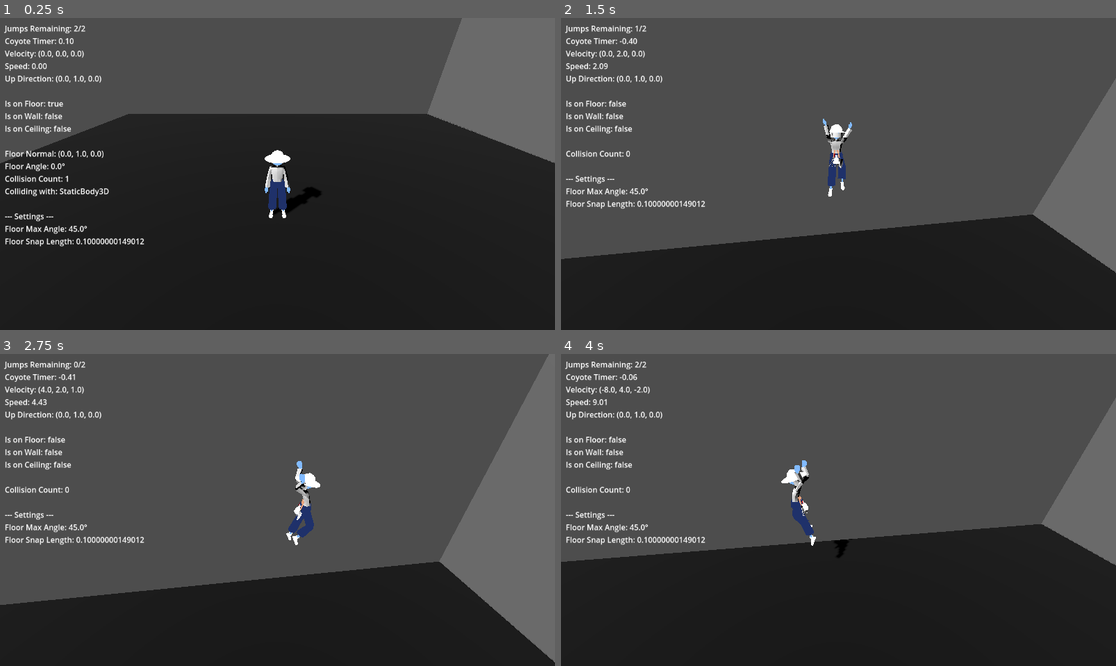
Above: before the commit, frames 1-4 (two rows, left to right).
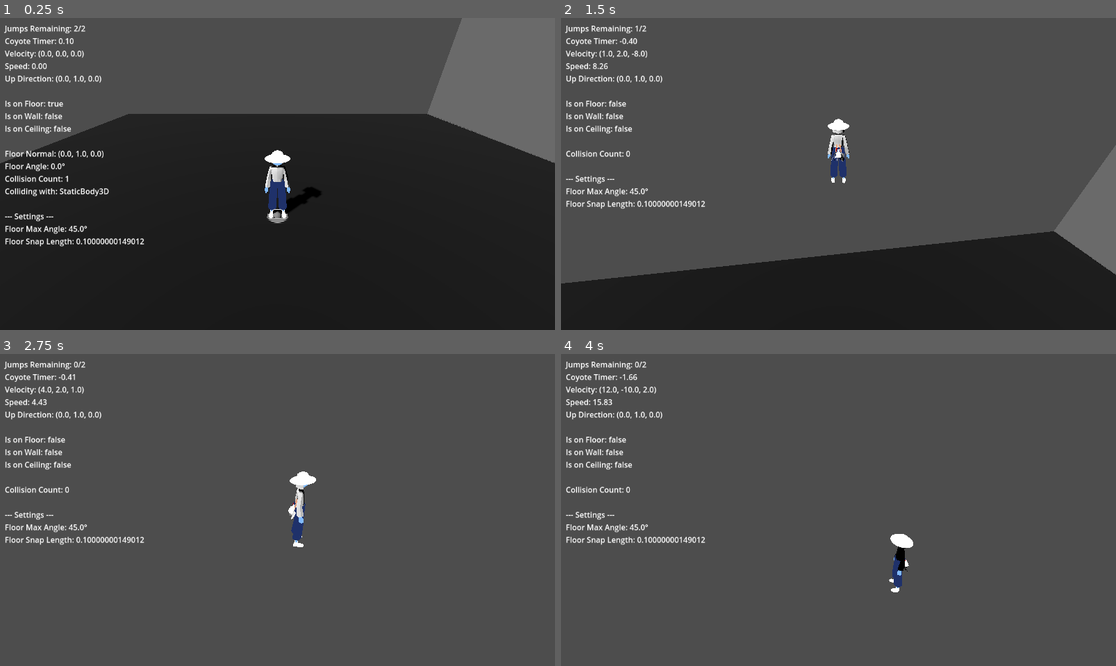
Above: after the commit, the same moments.

Repository: longiy/project_3c
Game: Godot game, scene res://SCENE.tscn
Same seed, same stepped clock (60 frames per second), same inputs: the game is played once before the commit and once after it.
Inputs (mouse positions are in pixels of both pictures, inside the frame that each line leads up to):
- Up to frame 1 (0.25 s): no input
- Up to frame 2 (1.5 s): move the mouse to (866, 174) at 0.52 s; hold W (move_forward) 0.53-1.25 s; hold Shift (sprint) 0.53-1.25 s; click (866, 174) at 0.67 s; tap Space (jump) at 0.77, 1.07 s; right-click (866, 174) at 0.8 s; drag from (727, 189) to (810, 236) at 1.27 s
- Up to frame 3 (2.75 s): move the mouse to (333, 441) at 2.02 s; hold D (move_right) from 2.03 s (still down); hold Ctrl (walk) from 2.03 s (still down); click (333, 441) at 2.17 s; tap Space (jump) at 2.3 s
- Up to frame 4 (4 s): release D (move_right) at 2.75 s; release Ctrl (walk) at 2.75 s; drag from (810, 572) to (672, 463) at 2.77 s; move the mouse to (1005, 556) at 3.52 s; hold A (move_left) from 3.53 s (still down); hold Shift (sprint) from 3.53 s (still down); click (1005, 556) at 3.67 s; tap Space (jump) at 3.77 s; right-click (1005, 556) at 3.8 s

The runs differ from the first frame. In frame 1, less than 0.1% of the frame differs, in the area x 48-52%, y 61-66%; in frame 2, 9.2%; in frame 3, 36%; in frame 4, 44%, in the area x 0-100%, y 2-100%.

Commit message:
refactor

Diff:
--- a/Assets/ps_character_gurl.tscn
+++ b/Assets/ps_character_gurl.tscn
@@ -10,10 +10,8 @@
 bones/0/rotation = Quaternion(-0.606445, 0.0691453, -0.0530571, 0.790334)
 bones/1/position = Vector3(0.05, 0.996233, 0.0198009)
 bones/1/rotation = Quaternion(-0.606445, -0.0691453, 0.0530571, 0.790334)
-bones/1/scale = Vector3(1, 1, 1)
 bones/2/position = Vector3(7.10543e-15, 0.989111, -0.0158896)
 bones/2/rotation = Quaternion(0.111619, 0.754407, 0.133022, 0.633022)
-bones/2/scale = Vector3(1, 1, 1)
 bones/3/position = Vector3(-2.02098e-15, 0.815885, 0.0694327)
 bones/3/rotation = Quaternion(0.266729, 2.29781e-07, 6.3593e-08, 0.963772)
 bones/4/rotation = Quaternion(-0.243905, -4.49381e-14, -1.16303e-07, 0.969799)
--- /dev/null
+++ b/ControllerAnimation.gd
@@ -0,0 +1,119 @@
+# AnimationController.gd
+extends Node
+class_name AnimationController
+
+@export var animation_tree: AnimationTree
+@export var blend_space_param = "parameters/Move/blend_position"
+
+@export_group("Animation Thresholds")
+@export var movement_threshold = 0.3 ## Minimum speed to trigger movement animation
+@export var run_threshold = 6.0 ## Speed threshold for run vs walk animations
+
+@export_group("Blend Space Setup")
+@export var use_8_directional = true ## Enable 8-directional movement blending
+@export var strafe_blend_speed = 8.0 ## How fast to blend strafe animations
+
+var state_machine: AnimationNodeStateMachinePlayback
+var character: CharacterBody3D
+var input_component: InputComponent
+
+# Animation state
+var current_blend_position = Vector2.ZERO
+var target_blend_position = Vector2.ZERO
+var is_moving = false
+var is_grounded = false
+var movement_speed = 0.0
+var input_direction = Vector2.ZERO
+
+func _ready():
+	character = get_parent() as CharacterBody3D
+	input_component = character.get_node("InputComponent") as InputComponent
+
+	if not character:
+		push_error("AnimationController must be child of CharacterBody3D")
+		return
+
+	if not animation_tree:
+		push_error("AnimationTree not assigned to AnimationController")
+		return
+
+	if not input_component:
+		push_error("InputComponent not found - required for animation direction")
+		return
+
+	# Connect to input changes
+	input_component.movement_input_changed.connect(_on_movement_input_changed)
+
+	# Setup animation tree
+	animation_tree.active = true
+	state_machine = animation_tree.get("parameters/playback")
+
+	if not state_machine:
+		push_error("StateMachine not found in AnimationTree")
+
+func _on_movement_input_changed(input_vector: Vector2):
+	input_direction = input_vector
+
+func _physics_process(delta):
+	if not state_machine or not character:
+		return
+
+	update_movement_data()
+	update_blend_space(delta)
+	update_state_machine()
+
+func update_movement_data():
+	# Get movement data from character
+	var horizontal_velocity = Vector3(character.velocity.x, 0, character.velocity.z)
+	movement_speed = horizontal_velocity.length()
+	is_moving = movement_speed > movement_threshold
+	is_grounded = character.is_on_floor()
+
+func update_blend_space(delta):
+	if not use_8_directional:
+		# Simple forward/back blending
+		var speed_normalized = movement_speed / character.speed
+		target_blend_position = Vector2(0, speed_normalized)
+	else:
+		# 8-directional blending based on input direction
+		if is_moving and input_direction.length() > 0.1:
+			# Use input direction for immediate responsiveness
+			var speed_multiplier = get_speed_multiplier()
+			target_blend_position = input_direction * speed_multiplier
+		else:
+			target_blend_position = Vector2.ZERO
+
+	# Smooth blend position changes
+	current_blend_position = current_blend_position.lerp(target_blend_position, strafe_blend_speed * delta)
+	animation_tree.set(blend_space_param, current_blend_position)
+
+func get_speed_multiplier() -> float:
+	# Determine if we're walking, running, or sprinting
+	if character.is_walking:
+		return movement_speed / character.walk_speed
+	elif character.is_sprinting:
+		return movement_speed / character.sprint_speed
+	else:
+		return movement_speed / character.speed
+
+func update_state_machine():
+	var current_state = state_machine.get_current_node()
+
+	# Handle state transitions
+	if not is_grounded and current_state != "Airborne":
+		state_machine.travel("Airborne")
+	elif is_grounded and is_moving and current_state != "Move":
+		state_machine.travel("Move")
+	elif is_grounded and not is_moving and current_state != "Idle":
+		state_machine.travel("Idle")
+
+# Debug info for testing
+func get_debug_info() -> Dictionary:
+	return {
+		"movement_speed": movement_speed,
+		"is_moving": is_moving,
+		"is_grounded": is_grounded,
+		"input_direction": input_direction,
+		"blend_position": current_blend_position,
+		"current_state": state_machine.get_current_node() if state_machine else "None"
+	}
--- /dev/null
+++ b/ControllerInput.gd
@@ -0,0 +1,123 @@
+# InputComponent.gd
+extends Node
+class_name InputComponent
+
+signal movement_input_changed(input_vector: Vector2)
+
+@export_group("Input Settings")
+@export var mouse_navigation_enabled = true
+@export var click_override_duration = 0.1 ## How long click input overrides WASD
+
+@export_group("Click Navigation")
+@export var destination_marker: Node3D ## Visual marker for click destination
+@export var pathfinding_enabled = false ## Enable when you add NavMesh
+
+var character: CharacterBody3D
+var camera: Camera3D
+var is_mouse_captured = false
+var click_destination = Vector3.ZERO
+var has_click_destination = false
+var click_override_timer = 0.0
+
+func _ready():
+	character = get_parent() as CharacterBody3D
+	if not character:
+		push_error("InputComponent must be child of CharacterBody3D")
+		return
+
+func set_camera(cam: Camera3D):
+	camera = cam
+
+func _input(event):
+	if not camera:
+		return
+
+	# Track mouse capture state
+	if event.is_action_pressed("toggle_mouse_look"):
+		is_mouse_captured = !is_mouse_captured
+
+	# Handle click navigation when mouse is not captured
+	if not is_mouse_captured and mouse_navigation_enabled:
+		if event is InputEventMouseButton and event.pressed and event.button_index == MOUSE_BUTTON_LEFT:
+			handle_click_navigation(event.position)
+
+func _physics_process(delta):
+	if click_override_timer > 0:
+		click_override_timer -= delta
+
+	var input_vector = get_final_input_vector()
+	movement_input_changed.emit(input_vector)
+
+func get_final_input_vector() -> Vector2:
+	var wasd_input = Input.get_vector("move_left", "move_right", "move_forward", "move_backward")
+
+	# If we have active click destination and no WASD override
+	if has_click_destination and wasd_input.length() < 0.1:
+		return get_click_movement_vector()
+
+	# WASD input present - cancel click destination after brief delay
+	if wasd_input.length() > 0.1 and has_click_destination:
+		if click_override_timer <= 0:
+			cancel_click_destination()
+
+	return wasd_input
+
+func handle_click_navigation(screen_pos: Vector2):
+	if not camera or not character:
+		return
+
+	# Raycast from camera to world
+	var space_state = character.get_world_3d().direct_space_state
+	var from = camera.project_ray_origin(screen_pos)
+	var to = from + camera.project_ray_normal(screen_pos) * 1000
+
+	var query = PhysicsRayQueryParameters3D.create(from, to)
+	var result = space_state.intersect_ray(query)
+
+	if result:
+		set_click_destination(result.position)
+
+func set_click_destination(world_pos: Vector3):
+	click_destination = world_pos
+	has_click_destination = true
+	click_override_timer = click_override_duration
+
+	# Update visual marker
+	if destination_marker:
+		destination_marker.global_position = world_pos
+		destination_marker.visible = true
+
+func cancel_click_destination():
+	has_click_destination = false
+	if destination_marker:
+		destination_marker.visible = false
+
+func get_click_movement_vector() -> Vector2:
+	if not has_click_destination or not character:
+		return Vector2.ZERO
+
+	var direction_3d = (click_destination - character.global_position).normalized()
+
+	# Check if we've reached destination
+	var distance = character.global_position.distance_to(click_destination)
+	if distance < 0.5: # Arrival threshold
+		cancel_click_destination()
+		return Vector2.ZERO
+
+	# Convert 3D direction to input vector (camera-relative)
+	if camera:
+		var cam_transform = camera.global_transform.basis
+		var cam_forward = Vector3(-cam_transform.z.x, 0, -cam_transform.z.z).normalized()
+		var cam_right = Vector3(cam_transform.x.x, 0, cam_transform.x.z).normalized()
+
+		# Project movement direction onto camera axes
+		var forward_dot = direction_3d.dot(cam_forward)
+		var right_dot = direction_3d.dot(cam_right)
+
+		return Vector2(right_dot, -forward_dot) # Note: Y is inverted for forward/back
+	else:
+		# Fallback to world coordinates
+		return Vector2(direction_3d.x, direction_3d.z)
+
+func is_click_navigation_active() -> bool:
+	return has_click_destination
--- /dev/null
+++ b/MARKER.tscn
@@ -0,0 +1,15 @@
+[gd_scene load_steps=3 format=3 uid="uid://bsprrm672tx2s"]
+
+[ext_resource type="Texture2D" uid="uid://cc7t3a5ncyf1y" path="res://Assets/grid-cursor.png" id="1_006f4"]
+
+[sub_resource type="SphereMesh" id="SphereMesh_006f4"]
+
+[node name="MARKER" type="Node3D"]
+
+[node name="Sprite3D" type="Sprite3D" parent="."]
+transform = Transform3D(0.5, 0, 0, 0, -2.18557e-08, -0.5, 0, 0.5, -2.18557e-08, 0, 0, 0)
+texture = ExtResource("1_006f4")
+
+[node name="MeshInstance3D" type="MeshInstance3D" parent="."]
+transform = Transform3D(0.2, 0, 0, 0, 0.2, 0, 0, 0, 0.2, 0, 0, 0)
+mesh = SubResource("SphereMesh_006f4")
--- a/SCENE.tscn
+++ b/SCENE.tscn
@@ -1,10 +1,12 @@
-[gd_scene load_steps=12 format=3 uid="uid://dngafe0y2nx5b"]
+[gd_scene load_steps=14 format=3 uid="uid://dngafe0y2nx5b"]
 
 [ext_resource type="Script" uid="uid://dt54n1ktg7wqr" path="res://Scripts/ControllerCharacter.gd" id="1_5si1x"]
 [ext_resource type="Script" uid="uid://cms4l0nes10tn" path="res://Scripts/ControllerCamera.gd" id="2_caybs"]
 [ext_resource type="Script" uid="uid://cws7m480lxvaf" path="res://Scripts/DebugUI.gd" id="2_u4csh"]
 [ext_resource type="PackedScene" uid="uid://cbx0rhk665pls" path="res://Assets/ps_character_gurl.tscn" id="3_aeafk"]
-[ext_resource type="Script" uid="uid://1ugljq3u0umu" path="res://Scripts/animation_component.gd" id="4_udffu"]
+[ext_resource type="Script" uid="uid://ceg85p1hqrfpk" path="res://ControllerAnimation.gd" id="5_gbv5d"]
+[ext_resource type="Script" uid="uid://k3y65um7bbrj" path="res://ControllerInput.gd" id="6_w862e"]
+[ext_resource type="PackedScene" uid="uid://bsprrm672tx2s" path="res://MARKER.tscn" id="7_w862e"]
 
 [sub_resource type="PlaneMesh" id="PlaneMesh_3a8dd"]
 
@@ -14,20 +16,36 @@
 [sub_resource type="ConcavePolygonShape3D" id="ConcavePolygonShape3D_5si1x"]
 data = PackedVector3Array(1, 0, 1, -1, 0, 1, 1, 0, -1, -1, 0, 1, -1, 0, -1, 1, 0, -1)
 
-[sub_resource type="CapsuleShape3D" id="CapsuleShape3D_tcevt"]
-radius = 0.287885
-height = 1.70464
-
 [sub_resource type="PlaneMesh" id="PlaneMesh_caybs"]
 
 [sub_resource type="ConcavePolygonShape3D" id="ConcavePolygonShape3D_caybs"]
 data = PackedVector3Array(1, 0, 1, -1, 0, 1, 1, 0, -1, -1, 0, 1, -1, 0, -1, 1, 0, -1)
+
+[sub_resource type="CapsuleShape3D" id="CapsuleShape3D_tcevt"]
+radius = 0.287885
+height = 1.70464
 
 [node name="Scene" type="Node3D"]
 
 [node name="DirectionalLight3D" type="DirectionalLight3D" parent="."]
 transform = Transform3D(0.707107, 0.5, -0.5, 0, 0.707107, 0.707107, 0.707107, -0.5, 0.5, 0, 0, 0)
 shadow_enabled = true
+
+[node name="DebugUI" type="Control" parent="." node_paths=PackedStringArray("debug_label", "character")]
+layout_mode = 3
+anchors_preset = 0
+offset_right = 40.0
+offset_bottom = 40.0
+script = ExtResource("2_u4csh")
+debug_label = NodePath("DebugLabel")
+character = NodePath("../CHARACTER")
+
+[node name="DebugLabel" type="Label" parent="DebugUI"]
+layout_mode = 0
+offset_left = 10.0
+offset_top = 10.0
+offset_right = 50.0
+offset_bottom = 33.0
 
 [node name="GROUND" type="MeshInstance3D" parent="."]
 transform = Transform3D(10, 0, 0, 0, 10, 0, 0, 0, 10, 0, 0, 0)
@@ -39,6 +57,15 @@
 
 [node name="CollisionShape3D" type="CollisionShape3D" parent="GROUND/StaticBody3D"]
 shape = SubResource("ConcavePolygonShape3D_5si1x")
+
+[node name="MeshInstance3D" type="MeshInstance3D" parent="."]
+transform = Transform3D(-4.37114e-07, -10, 0, 10, -4.37114e-07, 0, 0, 0, 10, 10, 0, 0)
+mesh = SubResource("PlaneMesh_caybs")
+
+[node name="StaticBody3D" type="StaticBody3D" parent="MeshInstance3D"]
+
+[node name="CollisionShape3D" type="CollisionShape3D" parent="MeshInstance3D/StaticBody3D"]
+shape = SubResource("ConcavePolygonShape3D_caybs")
 
 [node name="CAMERARIG" type="Node3D" parent="." node_paths=PackedStringArray("target_character")]
 script = ExtResource("2_caybs")
@@ -54,17 +81,20 @@
 
 [node name="CameraArm" type="Node3D" parent="CAMERARIG"]
 
-[node name="CHARACTER" type="CharacterBody3D" parent="." node_paths=PackedStringArray("animation_component", "animation_tree", "camera")]
+[node name="CHARACTER" type="CharacterBody3D" parent="." node_paths=PackedStringArray("input_component", "animation_controller", "camera")]
 slide_on_ceiling = false
 script = ExtResource("1_5si1x")
-animation_component = NodePath("AnimationComponent")
-animation_tree = NodePath("PS_Character_Gurl/AnimationTree")
+input_component = NodePath("ControllerInput")
+animation_controller = NodePath("ControllerAnimation")
 camera = NodePath("../CAMERARIG/SpringArm3D/Camera3D")
-walk_acceleration = 50.0
-acceleration = 50.0
-sprint_acceleration = 50.0
-deceleration = 50.0
-maintain_forward_momentum_when_jumping = false
+
+[node name="ControllerAnimation" type="Node" parent="CHARACTER" node_paths=PackedStringArray("animation_tree")]
+script = ExtResource("5_gbv5d")
+animation_tree = NodePath("../PS_Character_Gurl/AnimationTree")
+
+[node name="ControllerInput" type="Node" parent="CHARACTER" node_paths=PackedStringArray("destination_marker")]
+script = ExtResource("6_w862e")
+destination_marker = NodePath("../../MARKER")
 
 [node name="PS_Character_Gurl" parent="CHARACTER" instance=ExtResource("3_aeafk")]
 
@@ -74,8 +104,10 @@
 bones/0/scale = Vector3(1, 1, 1)
 bones/1/position = Vector3(0.05, 0.996233, -0.0996851)
 bones/1/rotation = Quaternion(-0.606445, -0.0691453, 0.0530571, 0.790334)
+bones/1/scale = Vector3(1, 1, 1)
 bones/2/position = Vector3(7.10543e-15, 0.989111, -0.135376)
 bones/2/rotation = Quaternion(0.111619, 0.754407, 0.133022, 0.633022)
+bones/2/scale = Vector3(1, 1, 1)
 bones/3/position = Vector3(-2.02098e-15, 0.815885, -0.0500533)
 bones/3/rotation = Quaternion(0.266729, 2.29781e-07, 6.35931e-08, 0.963772)
 bones/4/rotation = Quaternion(-0.243905, -3.76217e-14, -1.16303e-07, 0.969799)
@@ -87,7 +119,9 @@
 bones/8/rotation = Quaternion(-0.0309852, -1.19152e-07, -3.69372e-09, 0.99952)
 bones/9/rotation = Quaternion(-0.00263135, 1.19209e-07, -3.13672e-10, 0.999997)
 bones/14/position = Vector3(8.54825e-09, 0.815885, -0.0500533)
+bones/14/rotation = Quaternion(-0.181037, -0.709154, -0.416857, 0.539033)
 bones/15/position = Vector3(-1.84128e-08, 0.815885, -0.0500533)
+bones/15/rotation = Quaternion(-0.181037, 0.709154, 0.416857, 0.539033)
 bones/16/position = Vector3(0.0842699, 0.859279, -0.00993945)
 bones/16/rotation = Quaternion(0.994384, 0.0468583, -0.094841, 0.00307039)
 bones/16/scale = Vector3(1, 1, 1)
@@ -138,34 +172,6 @@
 transform = Transform3D(1, 0, 0, 0, 1, 0, 0, 0, 1, 0, 0.853688, 0)
 shape = SubResource("CapsuleShape3D_tcevt")
 
-[node name="AnimationComponent" type="Node" parent="CHARACTER" node_paths=PackedStringArray("animation_tree", "character")]
-script = ExtResource("4_udffu")
-animation_tree = NodePath("../PS_Character_Gurl/AnimationTree")
-character = NodePath("..")
-
-[node name="DebugUI" type="Control" parent="." node_paths=PackedStringArray("debug_label", "character")]
-layout_mode = 3
-anchors_preset = 0
-offset_right = 40.0
-offset_bottom = 40.0
-script = ExtResource("2_u4csh")
-debug_label = NodePath("DebugLabel")
-character = NodePath("../CHARACTER")
-
-[node name="DebugLabel" type="Label" parent="DebugUI"]
-layout_mode = 0
-offset_left = 10.0
-offset_top = 10.0
-offset_right = 50.0
-offset_bottom = 33.0
-
-[node name="MeshInstance3D" type="MeshInstance3D" parent="."]
-transform = Transform3D(-4.37114e-07, -10, 0, 10, -4.37114e-07, 0, 0, 0, 10, 10, 0, 0)
-mesh = SubResource("PlaneMesh_caybs")
-
-[node name="StaticBody3D" type="StaticBody3D" parent="MeshInstance3D"]
-
-[node name="CollisionShape3D" type="CollisionShape3D" parent="MeshInstance3D/StaticBody3D"]
-shape = SubResource("ConcavePolygonShape3D_caybs")
+[node name="MARKER" parent="." instance=ExtResource("7_w862e")]
 
 [editable path="CHARACTER/PS_Character_Gurl"]
--- a/Scripts/ControllerCharacter.gd
+++ b/Scripts/ControllerCharacter.gd
@@ -7,11 +7,11 @@
 @export var reset_rotation = Vector3(0, 0, 0) ## Rotation to reset to (in degrees)
 
 # ═══════════════════════════════════════════════════════════════════════════════════════════════
-# RUNTIME VARIABLES
-# ═══════════════════════════════════════════════════════════════════════════════════════════════
-@export_group("Character")
-@export var animation_component: AnimationComponent
-@export var animation_tree: AnimationTree
+# COMPONENTS
+# ═══════════════════════════════════════════════════════════════════════════════════════════════
+@export_group("Components")
+@export var input_component: InputComponent
+@export var animation_controller: AnimationController
 
 # ═══════════════════════════════════════════════════════════════════════════════════════════════
 # CAMERA SETTINGS
@@ -59,13 +59,32 @@
 @export var maintain_forward_momentum_when_jumping = true ## Auto-forward while jumping vs manual control
 @export var air_control_strength = 0.3 ## How much control you have in the air (0.0 = none, 1.0 = full)
 
+# ═══════════════════════════════════════════════════════════════════════════════════════════════
+# RUNTIME VARIABLES
+# ═══════════════════════════════════════════════════════════════════════════════════════════════
 var base_gravity = ProjectSettings.get_setting("physics/3d/default_gravity")
 var coyote_timer = 0.0
 var jumps_remaining = 0
 var jump_forward_direction = Vector3.ZERO
 var is_sprinting = false
 var is_walking = false
-var last_input_dir = Vector2.ZERO  # Track previous WASD input for snapping
+var last_input_dir = Vector2.ZERO  # Track previous input for snapping
+var current_input_dir = Vector2.ZERO  # Current input from InputComponent
+
+func _ready():
+	# Connect input component
+	if input_component:
+		input_component.movement_input_changed.connect(_on_movement_input_changed)
+		input_component.set_camera(camera)
+	else:
+		push_warning("No InputComponent assigned - using fallback direct input")
+
+	# Animation controller will handle its own connections
+	if not animation_controller:
+		push_warning("No AnimationController assigned - animations will not work")
+
+func _on_movement_input_changed(input_vector: Vector2):
+	current_input_dir = input_vector
 
 func is_near_ground() -> bool:
 	var space_state = get_world_3d().direct_space_state
@@ -114,8 +133,10 @@
 	else:
 		coyote_timer -= delta
 
-	# Get input direction for both movement and animation
-	var input_dir = Input.get_vector("move_left", "move_right", "move_forward", "move_backward")
+	# Get input direction - from component or fallback to direct input
+	var input_dir = current_input_dir
+	if input_component == null:
+		input_dir = Input.get_vector("move_left", "move_right", "move_forward", "move_backward")
 
 	# Handle movement mode inputs (walk overrides sprint)
 	is_walking = Input.is_action_pressed("walk")
@@ -125,7 +146,40 @@
 	if Input.is_action_just_pressed("reset"):
 		reset_character_transform()
 
-	# Calculate 8-directional movement
+	# Calculate movement vector based on input
+	var movement_vector = calculate_movement_vector(input_dir)
+
+	# Handle jumping
+	if Input.is_action_just_pressed("jump"):
+		if (coyote_timer > 0 and jumps_remaining > 0) or (jumps_remaining > 0 and not is_on_floor()):
+			velocity.y = jump_velocity
+			jumps_remaining -= 1
+			coyote_timer = 0
+
+			if maintain_forward_momentum_when_jumping:
+				jump_forward_direction = movement_vector.normalized()
+
+	# Handle movement and rotation
+	var is_moving = movement_vector.length() > 0.1
+	var is_in_air = not is_on_floor()
+	var can_rotate = true
+
+	if is_in_air and not allow_rotation_while_jumping:
+		can_rotate = false
+
+	# Check if we should rotate based on speed threshold (for strafing)
+	if can_rotate and enable_strafing:
+		can_rotate = should_allow_rotation(movement_vector, is_walking, is_sprinting)
+
+	# Apply movement and rotation
+	if can_rotate and is_moving:
+		handle_rotation_and_movement(movement_vector, delta, is_in_air, is_walking, is_sprinting, input_dir)
+	else:
+		handle_movement_only(movement_vector, delta, is_in_air, is_walking, is_sprinting)
+
+	move_and_slide()
+
+func calculate_movement_vector(input_dir: Vector2) -> Vector3:
 	var movement_vector = Vector3.ZERO
 
 	if camera_relative_movement and camera:
@@ -140,39 +194,8 @@
 		movement_vector.x = input_dir.x   # A/D input: A = left (-X), D = right (+X)
 		movement_vector.z = input_dir.y   # W/S input: W = forward (-Z), S = backward (+Z)
 
-	if Input.is_action_just_pressed("jump"):
-		if (coyote_timer > 0 and jumps_remaining > 0) or (jumps_remaining > 0 and not is_on_floor()):
-			velocity.y = jump_velocity
-			jumps_remaining -= 1
-			coyote_timer = 0
-
-			if maintain_forward_momentum_when_jumping:
-				jump_forward_direction = movement_vector.normalized()
-
-	var is_moving = movement_vector.length() > 0.1
-	var is_in_air = not is_on_floor()
-	var can_rotate = true
-
-	if is_in_air and not allow_rotation_while_jumping:
-		can_rotate = false
-
-	# Check if we should rotate based on speed threshold (for strafing)
-	if can_rotate and enable_strafing:
-		can_rotate = should_allow_rotation(movement_vector, is_walking, is_sprinting)
-
-	# Handle rotation and movement
-	if can_rotate and is_moving:
-		handle_rotation_and_movement(movement_vector, delta, is_in_air, is_walking, is_sprinting, input_dir)
-	else:
-		handle_movement_only(movement_vector, delta, is_in_air, is_walking, is_sprinting)
-
-	move_and_slide()
-
-	# Update animations after physics
-	if animation_component:
-		animation_component.update_animation(delta)
-
-# Replace your handle_rotation_and_movement function with this:
+	return movement_vector
+
 func handle_rotation_and_movement(movement_vector: Vector3, delta: float, is_in_air: bool, walking: bool, sprinting: bool, input_dir: Vector2):
 	# Determine speed and acceleration based on movement mode
 	var current_speed: float
@@ -225,12 +248,12 @@
 		var target_rotation = atan2(rotation_direction.x, rotation_direction.z)
 		target_rotation = snap_rotation_if_enabled(target_rotation)
 
-		# Check if WASD input changed (for snapping logic)
+		# Check if input changed (for snapping logic)
 		var input_changed = input_dir.distance_to(last_input_dir) > 0.1
 		last_input_dir = input_dir
 
 		if rotation_snapping and input_changed:
-			# Snap only when WASD input changes
+			# Snap only when input changes
 			rotation.y = target_rotation
 		else:
 			# Smooth rotation when camera moves or snapping disabled
@@ -301,5 +324,8 @@
 	coyote_timer = 0.0
 	jump_forward_direction = Vector3.ZERO
 
-	# Print confirmation (optional - can remove later)
+	# Cancel any click navigation
+	if input_component:
+		input_component.cancel_click_destination()
+
 	print("Character reset to: ", reset_position)
Binary file added: Assets/grid-cursor.png
Not shown, added: Assets/grid-cursor.png.import
Not shown, added: ControllerAnimation.gd.uid
Not shown, added: ControllerInput.gd.uid
